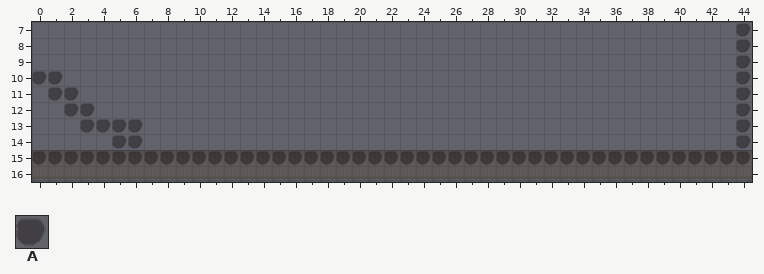
Tiled map: res/map/map1.tmx. Above, as it was before the edit.
Cells are 32x32 px. Shown: x 0..44, y 7..16.
Key: from "TileA3": A 128.
_ is an empty cell.
Layers that did not change in this view are not listed.
Layer "through" before, first column x 0:
 7 ____________________________________________A
 8 ____________________________________________A
 9 ____________________________________________A
10 AA__________________________________________A
11 _AA_________________________________________A
12 __AA________________________________________A
13 ___AAAA_____________________________________A
14 _____AA_____________________________________A
15 AAAAAAAAAAAAAAAAAAAAAAAAAAAAAAAAAAAAAAAAAAAAA
16 _____________________________________________
Once edited:
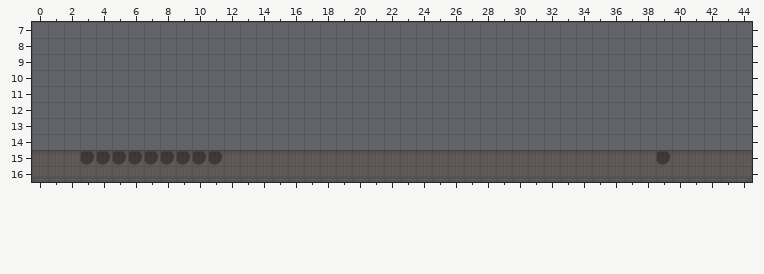
See-through tiles are keyed as they look on the map.
Edits made:
Changed rows in their new state; . is an unchanged cell.
Layer "through":
first column x 0:
 7 ............................................_
 8 ............................................_
 9 ............................................_
10 __.........................................._
11 .__........................................._
12 ..__........................................_
13 ...____....................................._
14 .....__....................................._
15 ___.........___________________________._____
